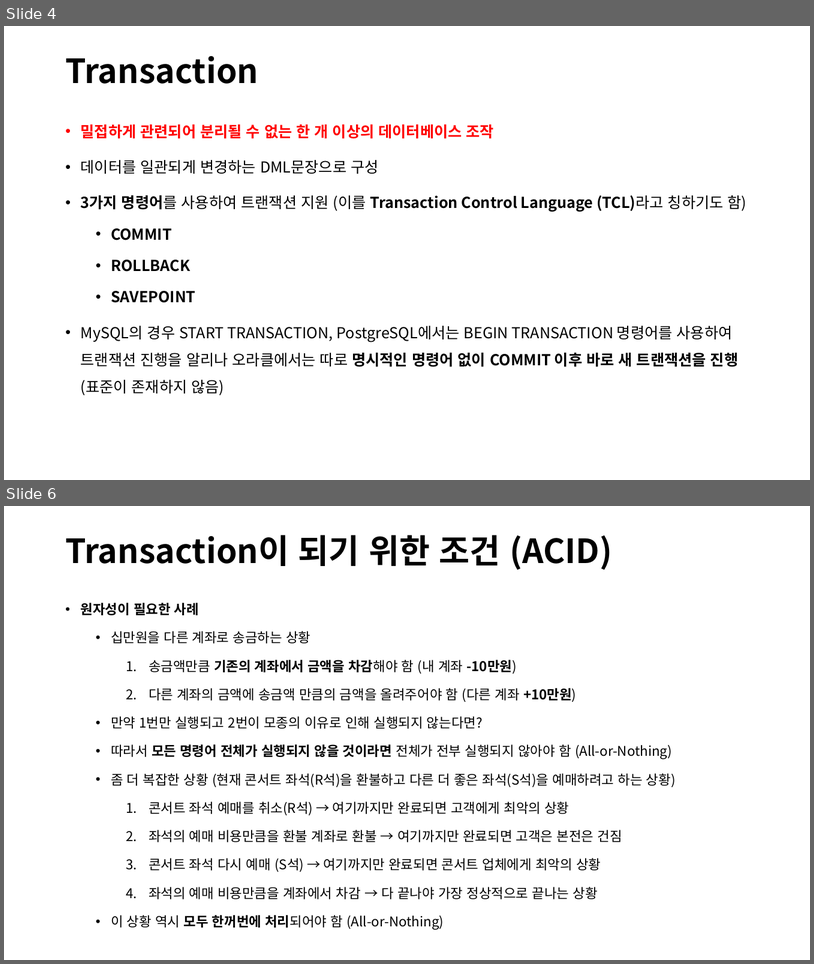
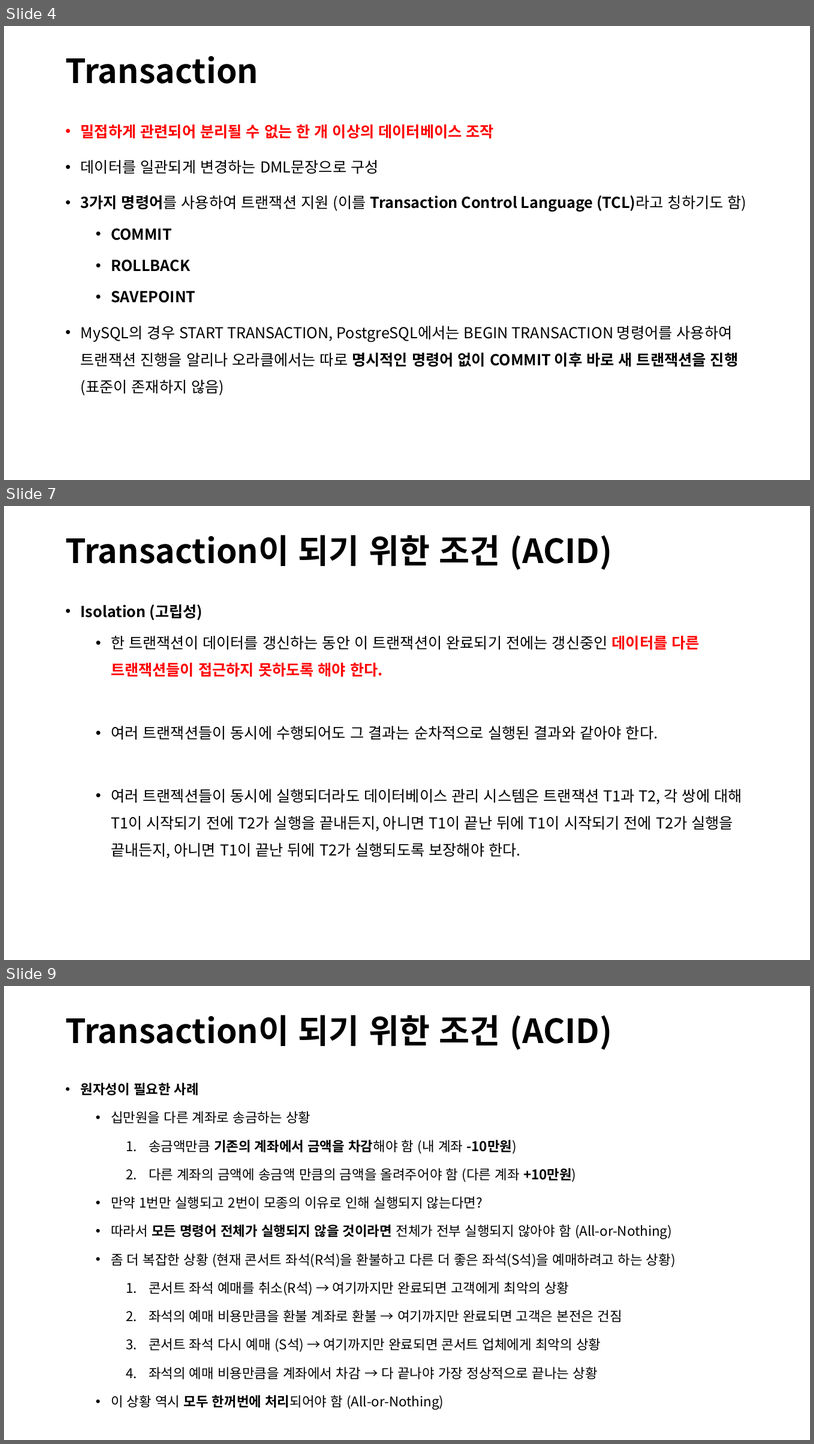
Before and after one commit to lhs501/mirim, a slide deck: TT.pptx. Shown one above the other, each under a label of ours: slides 4 and 6 before the commit, slides 4, 7 and 9 after it; the slides between them are not shown. The pictures are 814x964 and 814x1444 pixels, drawn with LibreOffice and Linux fonts; fonts in the diff are those of the drawing. Boxes give left, top, right and bottom in pixels: in the first picture for what was removed or moved away, otherwise in the second. Text is boxed around its words. In the diff, an @@ line names an element or a change of style, - is before the commit and + after.

```diff
--- a/TT.pptx
+++ b/TT.pptx
@@ slide 7 added at [4,506,810,960], background #FFFFFF @@
@@ title added at [65,535,612,570], 39.6 pt, text #000000, bold @@
+Transaction이 되기 위한 조건 (ACID)
@@ text added at [81,604,742,858], 18 pt, text #000000 @@
+• Isolation (고립성)
+  • 한 트랜잭션이 데이터를 갱신하는 동안 이 트랜잭션이 완료되기 전에는 갱신중인 데이터를 다른 트랜잭션들이 접근하지 못하도록 해야 한다.
+  • 여러 트랜잭션들이 동시에 수행되어도 그 결과는 순차적으로 실행된 결과와 같아야 한다.
+  • 여러 트랜젝션들이 동시에 실행되더라도 데이터베이스 관리 시스템은 트랜잭션 T1과 T2, 각 쌍에 대해 T1이 시작되기 전에 T2가 실행을 끝내든지, 아니면 T1이 끝난 뒤에 T1이 시작되기 전에 T2가 실행을 끝내든지, 아니면 T1이 끝난 뒤에 T2가 실행되도록 보장해야 한다.
@@ what was slide 6 is now slide 9 @@
```
Also in this commit, not shown: 3 slides changed, 4 other slides added, 1 other file.
